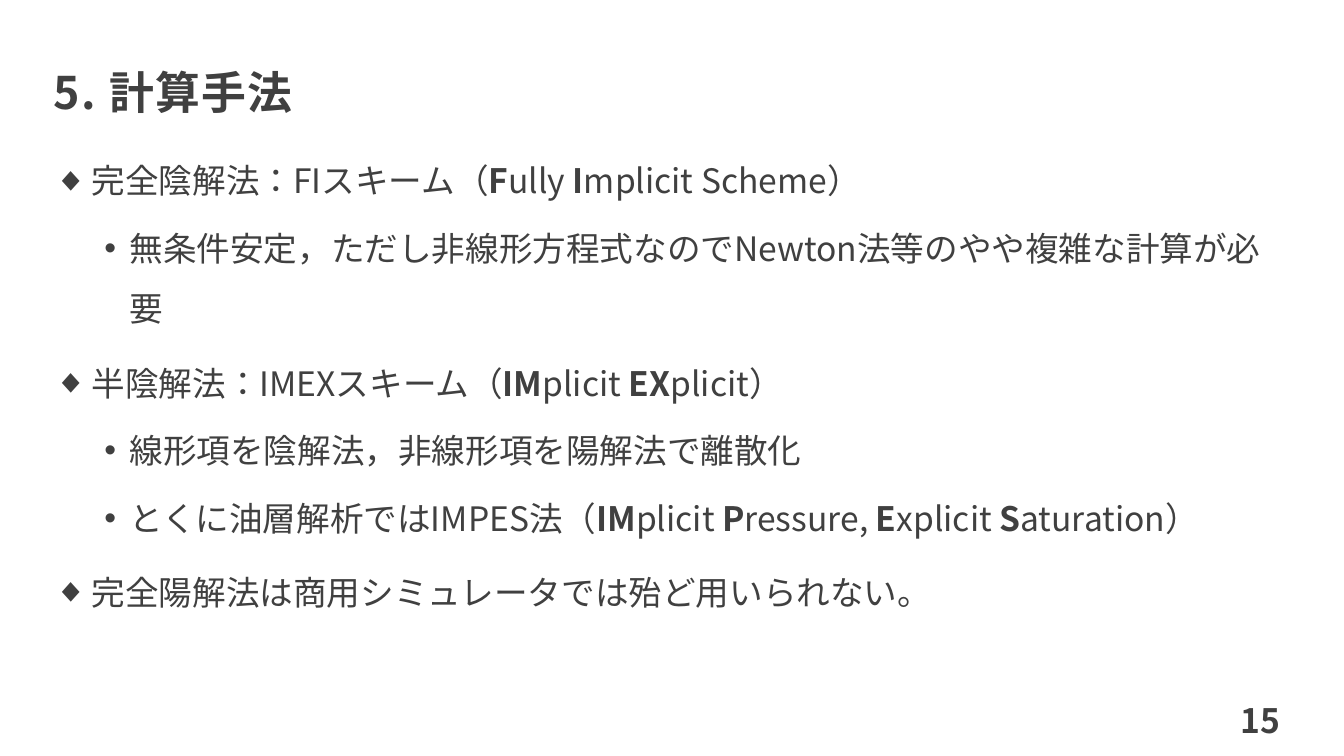
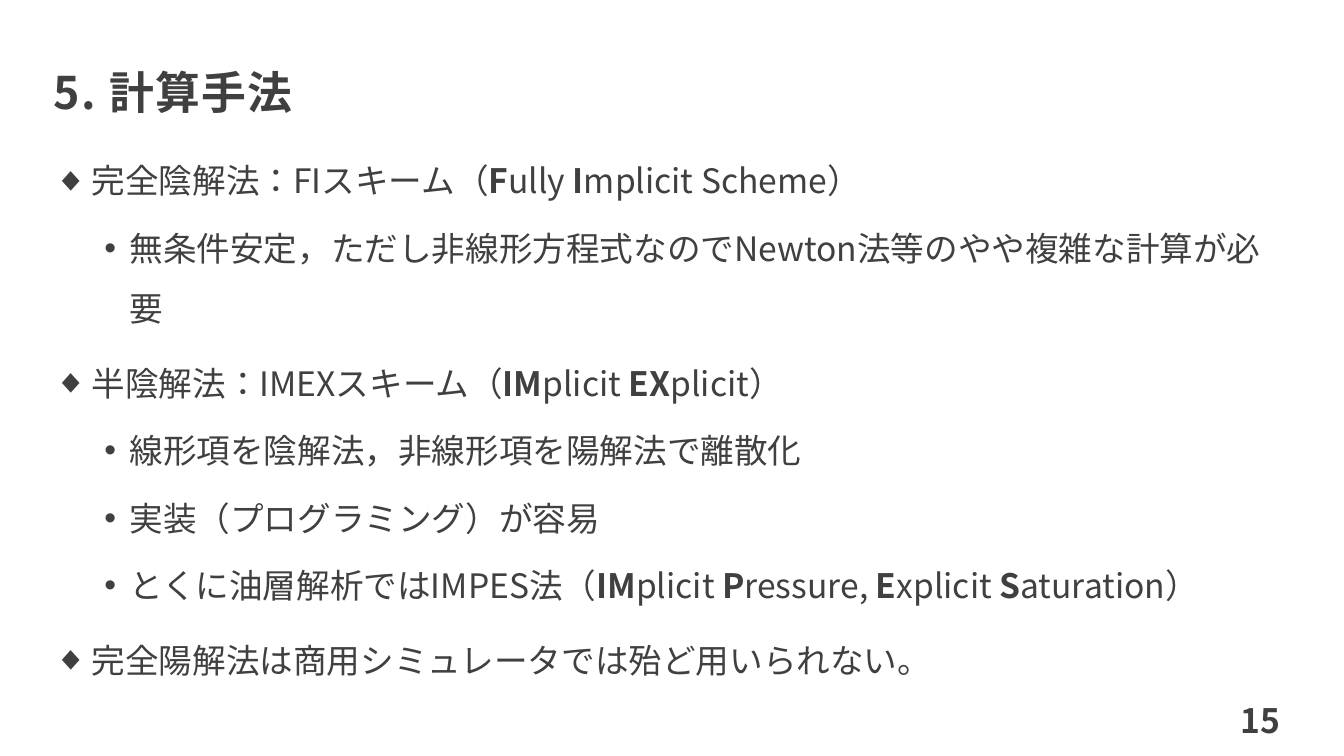
Before and after one commit to te288/intro_to_NA2022, a slide deck: slide 16 of Intro2ResSim/WaterOil2PhaseFlow.pptx. Drawn at 1344x756 pixels with LibreOffice and Linux fonts; fonts in the diff are those of the drawing. Boxes give left, top, right and bottom in pixels: in the first picture for what was removed or moved away, otherwise in the second. Text is boxed around its words. In the diff, an @@ line names an element or a change of style, - is before the commit and + after.

```diff
--- a/Intro2ResSim/WaterOil2PhaseFlow.pptx
+++ b/Intro2ResSim/WaterOil2PhaseFlow.pptx
@@ text at (129,502,599,534): paragraph added @@
+  • 実装（プログラミング）が容易
```
Also in this commit, not shown: 1 other slide changed, 2 other files.
